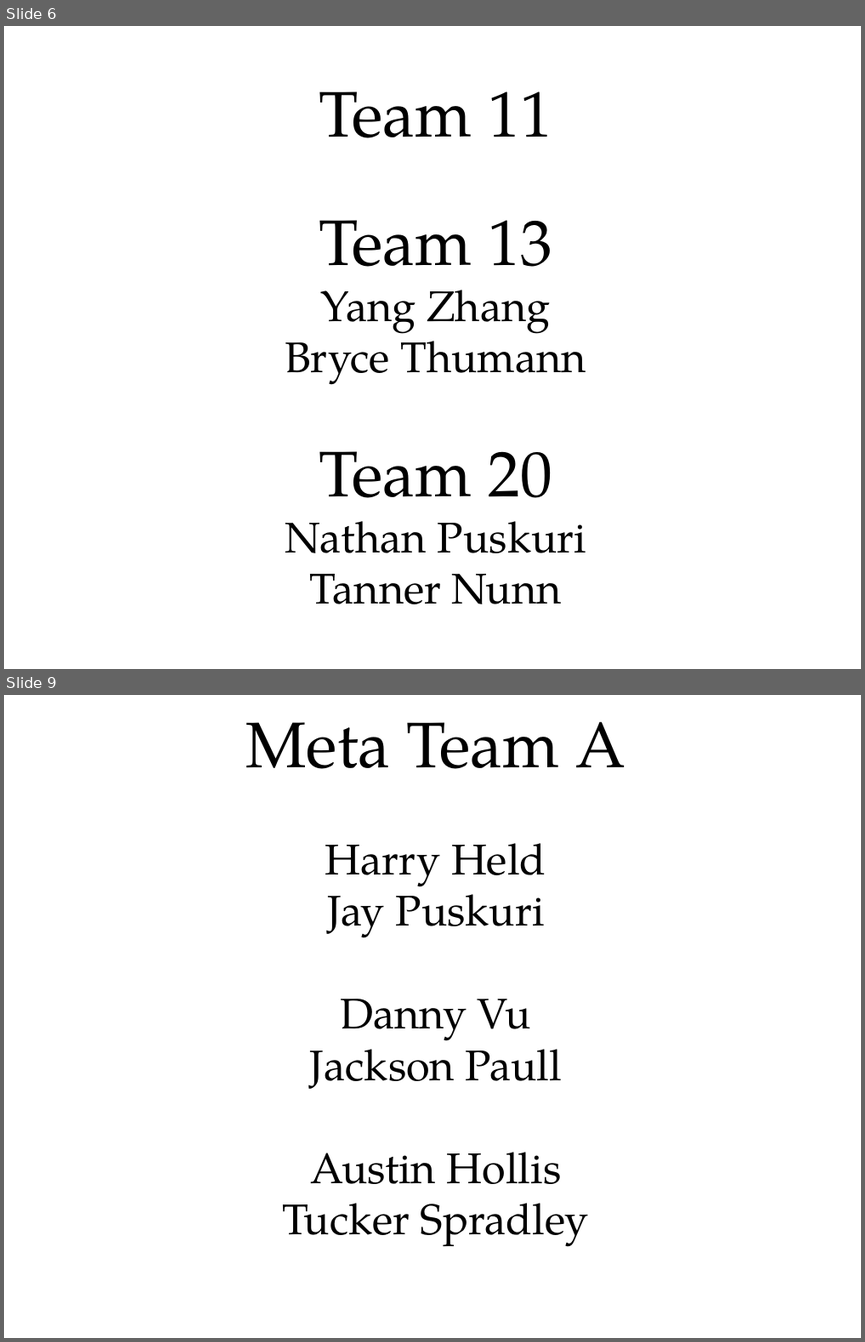
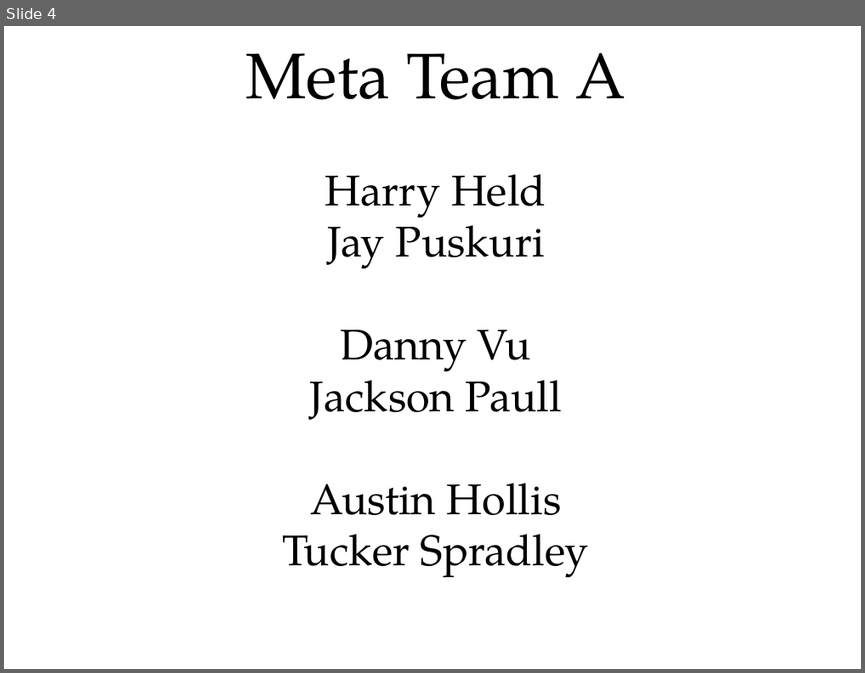
Before and after one commit to texas-robocamp/texas-robocamp.github.io, a slide deck: forms/robocamp_rows.odp. Shown one above the other, each under a label of ours: slides 6 and 9 before the commit, slide 4 after it; the slides between them are not shown. The pictures are 865x1342 and 865x673 pixels, drawn with LibreOffice and Linux fonts; fonts in the diff are those of the drawing; background and template pictures are left out. Boxes give left, top, right and bottom in pixels: in the first picture for what was removed or moved away, otherwise in the second. Text is boxed around its words. In the diff, an @@ line names an element or a change of style, - is before the commit and + after.

```diff
--- a/forms/robocamp_rows.odp
+++ b/forms/robocamp_rows.odp
@@ slide 6 removed at bbox=[4, 26, 861, 669], background picture (left out) @@
@@ text removed at bbox=[284, 91, 586, 604] @@
-Team 11
-Team 13
-Yang Zhang
-Bryce Thumann
-Team 20
-Nathan Puskuri
-Tanner Nunn
@@ what was slide 9 is now slide 4 @@
```
Also in this commit, not shown: 7 slides changed, 2 slides added, 8 other files.
